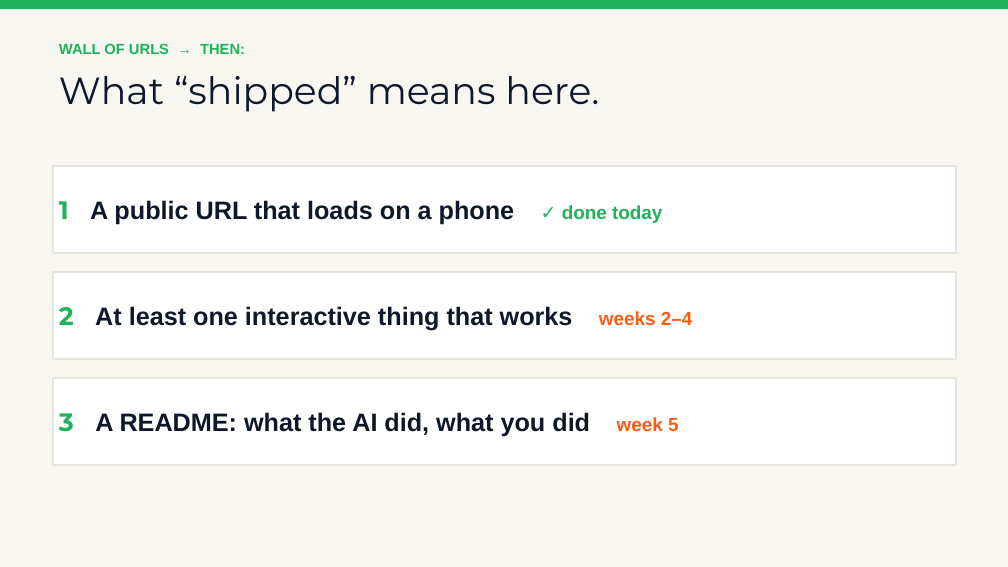
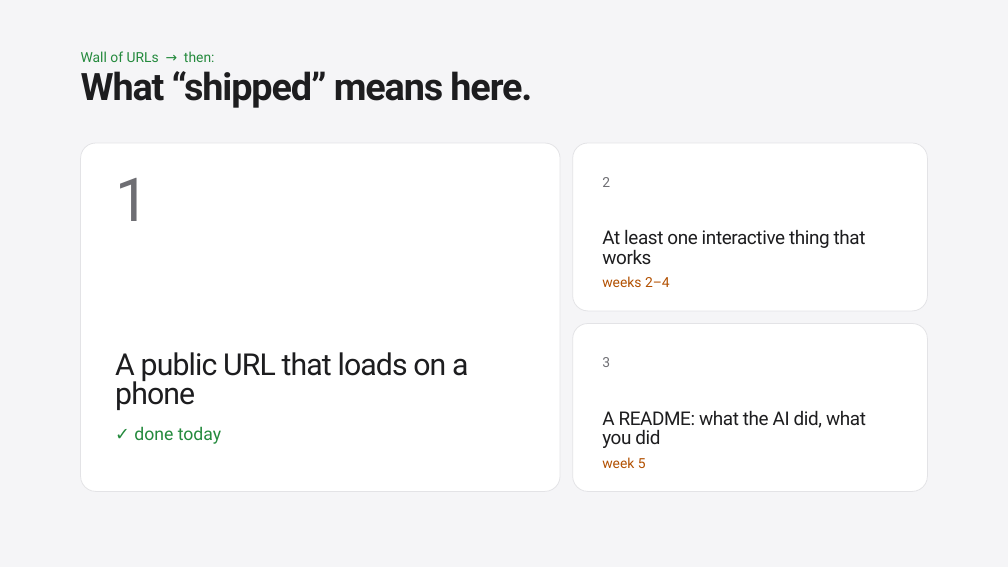
Before and after one commit to siddharthsivaramancode/ai-workshop, a slide deck: slide 20 of slideshows/session-01-kickoff.pptx. Drawn at 1008x567 pixels with LibreOffice and Linux fonts; fonts in the diff are those of the drawing. Boxes give left, top, right and bottom in pixels: in the first picture for what was removed or moved away, otherwise in the second. Text is boxed around its words. In the diff, an @@ line names an element or a change of style, - is before the commit and + after.

```diff
--- a/slideshows/session-01-kickoff.pptx
+++ b/slideshows/session-01-kickoff.pptx
@@ background #F7F6F1 to #F5F5F7 @@
@@ rectangle removed at (0,0,1008,9) @@
@@ text at (81,51,215,62): text changed; size 14 to 13.2 pt; font Arial to Roboto; text colour #1FB25A to #248A3D; bold off @@
-WALL OF URLS → THEN:
+Wall of URLs → then:
@@ text "What “shipped” means here.": place and size @@
-text "What “shipped” means here." at (59,75,599,112)
+text "What “shipped” means here." at (81,71,532,108)
@@ text "What “shipped” means here." at (81,71,532,108): font Montserrat to Roboto, text colour #0F172A to #1D1D1F, letter spacing 0 to -1.1 pt, bold on; line spacing 1 to 0.79 @@
@@ rounded rectangle "1": place and size @@
-rounded rectangle "1" at (53,166,957,253)
+rounded rectangle "1" at (81,143,560,492)
@@ vertical alignment middle to top; rectangle to rounded rectangle; outline #E6E4DC 2 pt to #E3E3E6 0.75 pt in 3 elements at (573,324,928,492), (81,143,560,492), (573,143,928,311) @@
@@ rounded rectangle "2": place and size @@
-rounded rectangle "2" at (53,272,957,359)
+rounded rectangle "2" at (573,143,928,311)
@@ text in rounded rectangle at (115,178,468,444): text changed; size 24 to 28.8 pt; font Arial to Roboto; text colour #0F172A to #1D1D1F; bold off @@
-1 A public URL that loads on a phone ✓ done today
+1
+A public URL that loads on a phone
+✓ done today
@@ text in rounded rectangle at (602,177,866,287): text changed; size 24 to 18 pt; font Arial to Roboto; text colour #0F172A to #1D1D1F; bold off @@
-2 At least one interactive thing that works weeks 2–4
+2
+At least one interactive thing that works
+weeks 2–4
@@ rounded rectangle "3": place and size @@
-rounded rectangle "3" at (53,378,957,465)
+rounded rectangle "3" at (573,324,928,492)
@@ text in rounded rectangle at (602,357,866,468): text changed; size 24 to 18 pt; font Arial to Roboto; text colour #0F172A to #1D1D1F; bold off @@
-3 A README: what the AI did, what you did week 5
+3
+A README: what the AI did, what you did
+week 5
```
Also in this commit, not shown: 21 other slides changed, 1 other file.
